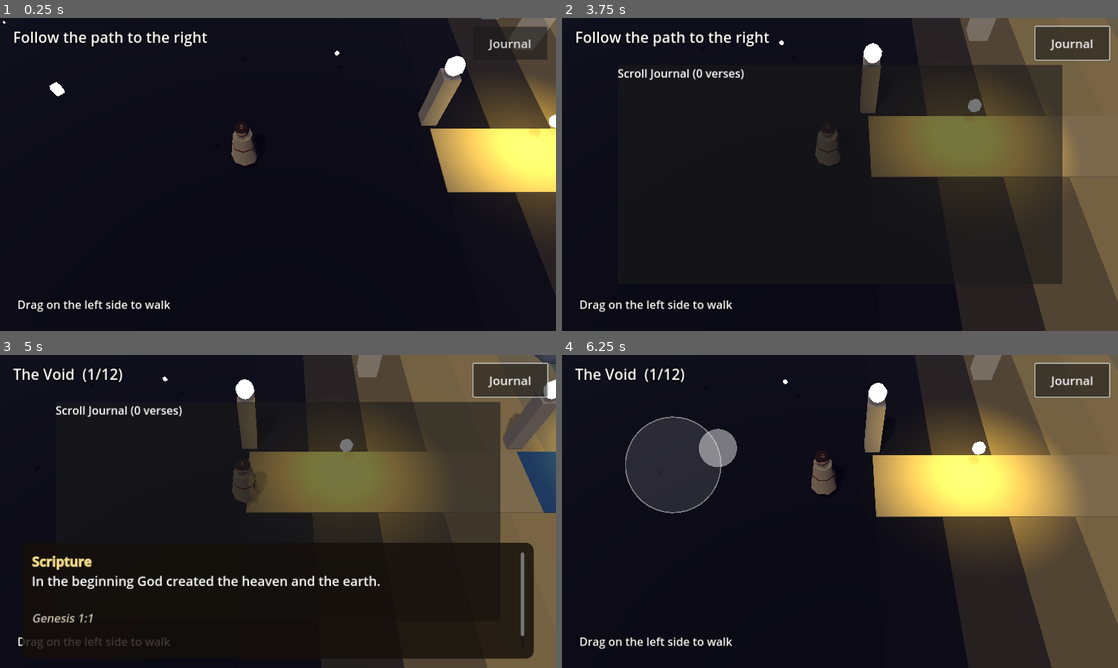
Above: before the commit, frames 1-4 (two rows, left to right).
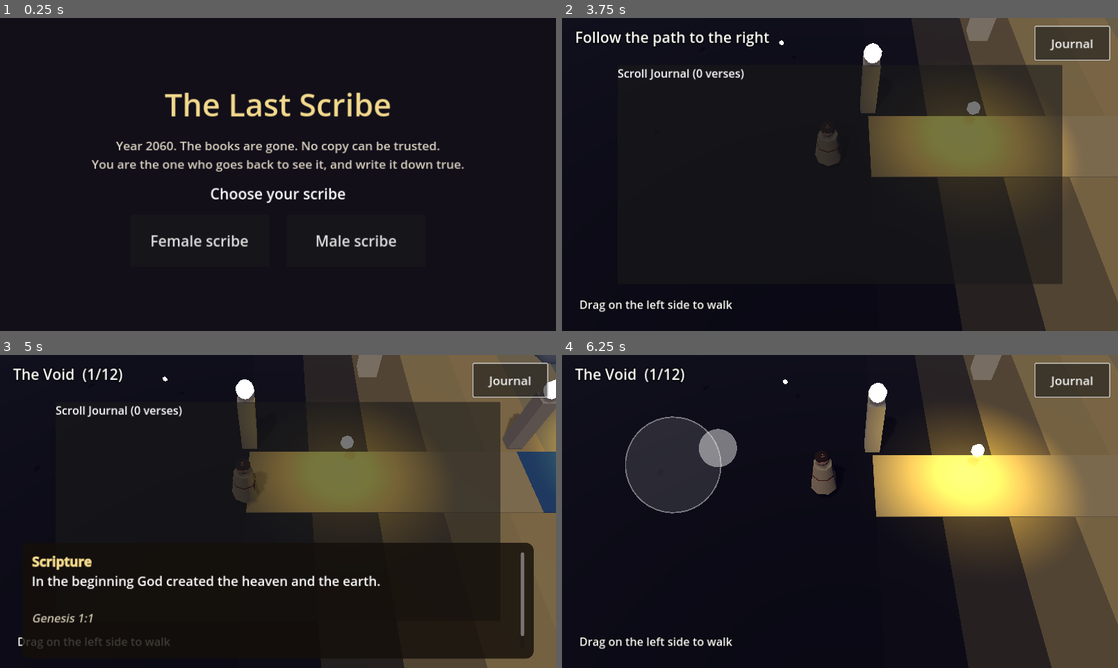
Above: after the commit, the same moments.

Repository: ncpeter3/The-Last-Scribe
Game: Godot game, scene res://core/main.tscn
Two runs of this game, one before a commit and one after it. Both use one fixed random seed, a clock stepped at 60 frames per second and the inputs below.
Inputs (mouse positions are in pixels of both pictures, inside the frame that each line leads up to):
- Up to frame 1 (0.25 s): no input
- Up to frame 2 (3.75 s): click (762, 240) at 0.5 s, where only the run after the commit has a clickable "Female scribe"; click "Journal" at 1.25 s; tap Enter at 2, 2.1, 3.6 s; move the mouse to (962, 158) at 2.02 s; hold D (move_right) 2.03-2.75 s; click (962, 158) at 2.17 s; tap Space at 2.27 s; drag from (728, 190) to (812, 237) at 2.77 s; move the mouse to (895, 105) at 3.52 s; hold D (move_right) from 3.53 s (still down)
- Up to frame 3 (5 s): release D (move_right) at 4.25 s; drag from (250, 574) to (111, 464) at 4.27 s
- Up to frame 4 (6.25 s): move the mouse to (1006, 558) at 5.02 s; hold A (move_left) 5.03-5.75 s; tap Enter at 5.1 s; tap Space at 5.27 s; drag from (673, 464) to (756, 433) at 5.77 s

The runs differ from the first frame. In frame 1, 16% of the frame differs, in the area x 0-100%, y 0-94%; in frame 2, less than 0.1%; in frame 3, less than 0.1%; in frame 4, less than 0.1%.

Commit message:
Add start screen with male/female scribe choice and character factory for future models
Co-Authored-By: Claude Sonnet 5.5 <noreply@anthropic.com>
Claude-Session: https://claude.ai/code/session_01QASv4J7kZTSpqmY6xFuoGT

Diff:
--- a/chapters/01_adam_and_eve/scenes/chapter.gd
+++ b/chapters/01_adam_and_eve/scenes/chapter.gd
@@ -330,9 +330,9 @@
 func _figure(root: Node3D, kind: String, x: float) -> void:
 	match kind:
 		"adam":
-			Props.person(root, Vector3(x + 1.8, 0, -1.4), false, true)
+			CharacterFactory.make("adam", root, Vector3(x + 1.8, 0, -1.4), true)
 		"eve":
-			Props.person(root, Vector3(x + 3.0, 0, -1.4), true, true)
+			CharacterFactory.make("eve", root, Vector3(x + 3.0, 0, -1.4), true)
 		"serpent":
 			pass  # drawn with the tree
 		"cherub":
--- /dev/null
+++ b/core/characters/character_factory.gd
@@ -0,0 +1,21 @@
+class_name CharacterFactory
+extends RefCounted
+## Builds a character by id. If a real model exists at res://shared_assets/characters/<id>.glb
+## it is used (with its idle/walk animations); otherwise a simple placeholder figure is built.
+## To add art: drop a .glb named after the id (scribe_female, scribe_male, adam, eve, ...).
+
+const DIR := "res://shared_assets/characters/"
+
+static func make(id: String, parent: Node3D, pos: Vector3, faces_left: bool = false) -> Node3D:
+	var path := DIR + id + ".glb"
+	if ResourceLoader.exists(path):
+		var scene: PackedScene = load(path)
+		var model: Node3D = scene.instantiate()
+		model.position = pos
+		model.rotation.y = PI if faces_left else 0.0
+		parent.add_child(model)
+		var anim := model.find_child("AnimationPlayer", true, false) as AnimationPlayer
+		if anim and anim.has_animation("Idle"):
+			anim.play("Idle")
+		return model
+	return Props.person(parent, pos, id.ends_with("eve") or id.ends_with("female"), faces_left)
--- a/core/main.gd
+++ b/core/main.gd
@@ -1,7 +1,46 @@
-extends Node
-## Entry point: shows the premise, then starts chapter 1.
+extends Control
+## Start screen: pick a female or male scribe, then begin chapter 1.
 
 const CHAPTER_1 := "res://chapters/01_adam_and_eve/scenes/chapter.tscn"
 
 func _ready() -> void:
-	get_tree().change_scene_to_file.call_deferred(CHAPTER_1)
+	set_anchors_preset(Control.PRESET_FULL_RECT)
+	var bg := ColorRect.new()
+	bg.color = Color(0.07, 0.06, 0.1)
+	bg.set_anchors_preset(Control.PRESET_FULL_RECT)
+	add_child(bg)
+	var box := VBoxContainer.new()
+	box.set_anchors_preset(Control.PRESET_CENTER)
+	box.grow_horizontal = Control.GROW_DIRECTION_BOTH
+	box.grow_vertical = Control.GROW_DIRECTION_BOTH
+	box.alignment = BoxContainer.ALIGNMENT_CENTER
+	box.add_theme_constant_override("separation", 24)
+	add_child(box)
+	box.add_child(_label("The Last Scribe", 72, Color(0.95, 0.85, 0.55)))
+	box.add_child(_label("Year 2060. The books are gone. No copy can be trusted.\nYou are the one who goes back to see it, and write it down true.", 28, Color(0.85, 0.82, 0.75)))
+	box.add_child(_label("Choose your scribe", 34, Color.WHITE))
+	var row := HBoxContainer.new()
+	row.alignment = BoxContainer.ALIGNMENT_CENTER
+	row.add_theme_constant_override("separation", 40)
+	box.add_child(row)
+	row.add_child(_button("Female scribe", "female"))
+	row.add_child(_button("Male scribe", "male"))
+
+func _label(text: String, size: int, color: Color) -> Label:
+	var l := Label.new()
+	l.text = text
+	l.add_theme_font_size_override("font_size", size)
+	l.add_theme_color_override("font_color", color)
+	l.horizontal_alignment = HORIZONTAL_ALIGNMENT_CENTER
+	return l
+
+func _button(text: String, gender: String) -> Button:
+	var b := Button.new()
+	b.text = text
+	b.custom_minimum_size = Vector2(320, 120)
+	b.add_theme_font_size_override("font_size", 34)
+	b.pressed.connect(func():
+		GameState.scribe_gender = gender
+		GameState.save_game()
+		get_tree().change_scene_to_file(CHAPTER_1))
+	return b
--- a/core/main.tscn
+++ b/core/main.tscn
@@ -2,5 +2,9 @@
 
 [ext_resource type="Script" path="res://core/main.gd" id="1"]
 
-[node name="Main" type="Node"]
+[node name="Main" type="Control"]
+layout_mode = 3
+anchors_preset = 15
+anchor_right = 1.0
+anchor_bottom = 1.0
 script = ExtResource("1")
Not shown, added: shared_assets/characters/.gitkeep
